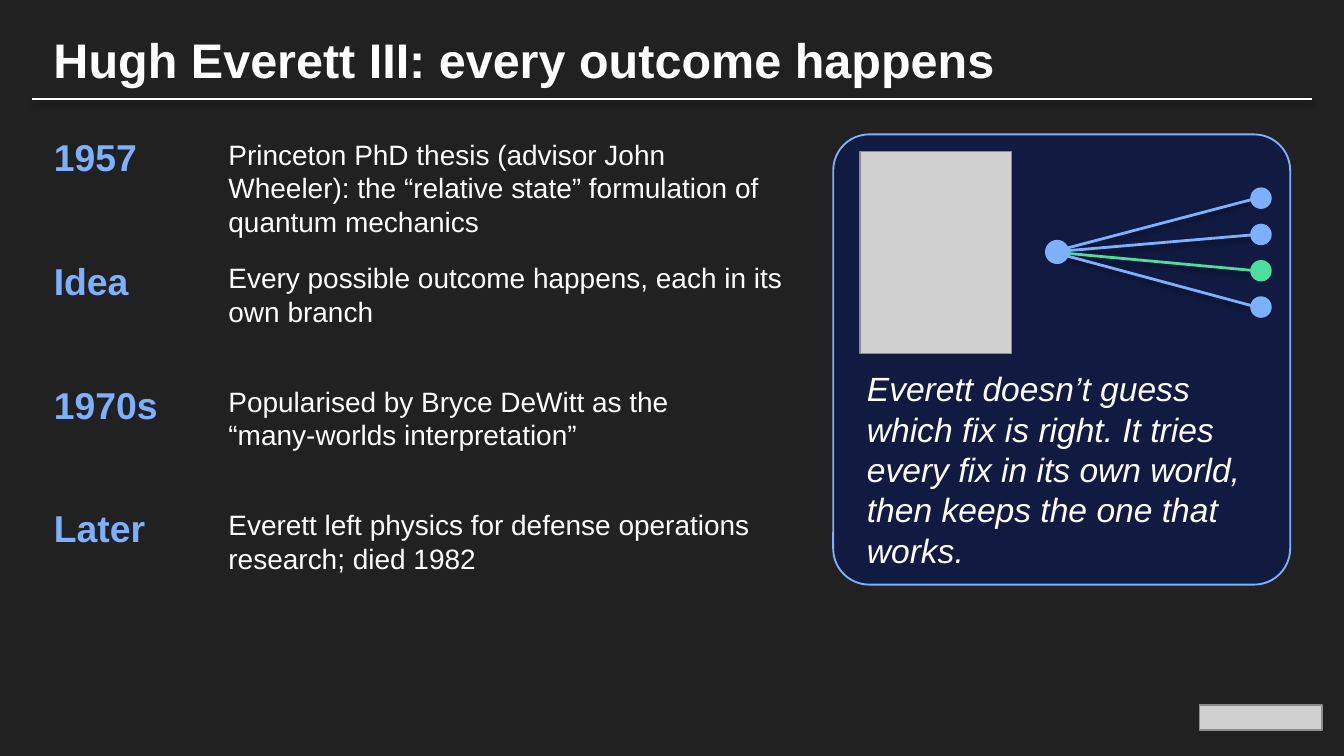
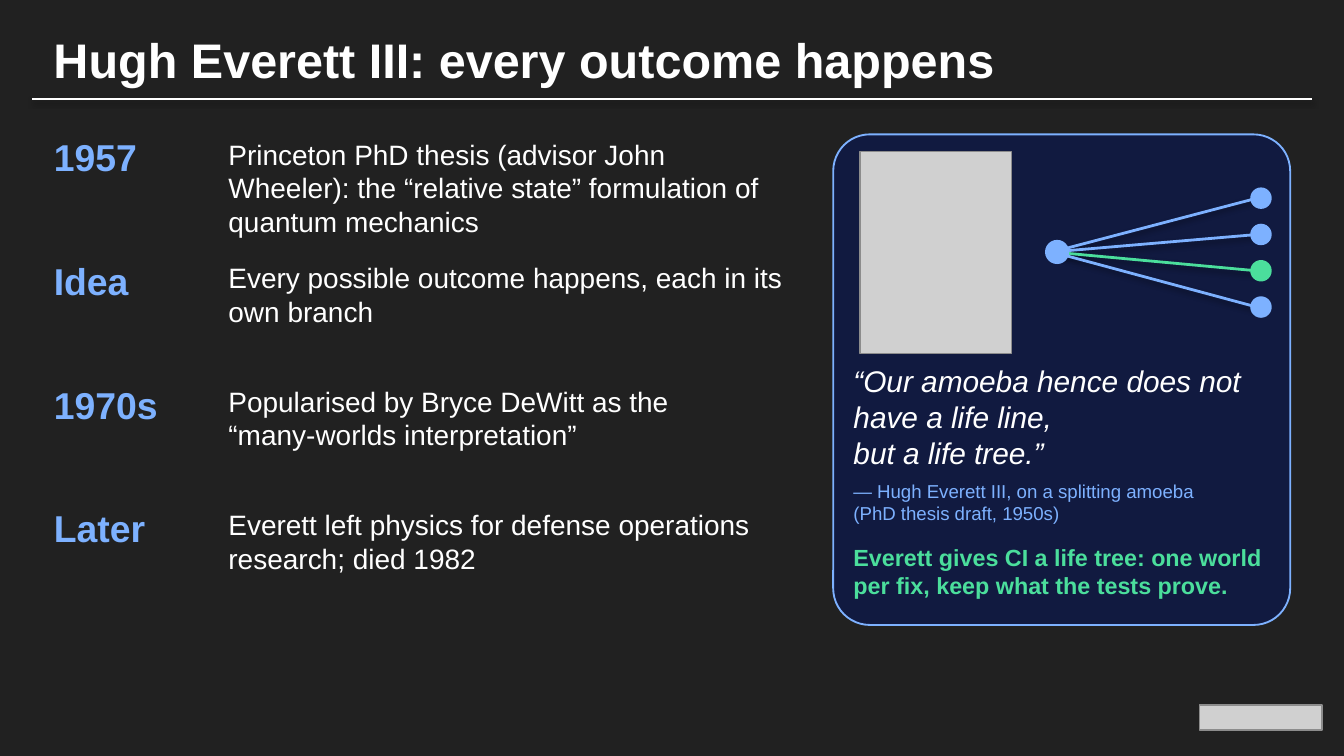
Before and after one commit to 0xtkey256/everett, a slide deck: slide 4 of deck/Everett.pptx. Drawn at 1344x756 pixels with LibreOffice and Linux fonts; fonts in the diff are those of the drawing; grey boxes stand for pictures; background and template pictures are left out. Boxes give left, top, right and bottom in pixels: in the first picture for what was removed or moved away, otherwise in the second. Text is boxed around its words. In the diff, an @@ line names an element or a change of style, - is before the commit and + after.

Commit message:
deck: Everett's 'life tree' quote on slide 4

```diff
--- a/deck/Everett.pptx
+++ b/deck/Everett.pptx
@@ rounded rectangle: place and size @@
-rounded rectangle at (833, 134, 1290, 585)
+rounded rectangle at (833, 134, 1290, 625)
@@ text at (853, 370, 1261, 599): text changed; size 18 to 12.5 pt; text colour #FFFFFF to #4BDE9C; italic off @@
-Everett doesn’t guess which fix is right. It tries every fix in its own world, then keeps the one that works.
+“Our amoeba hence does not
+have a life line,
+but a life tree.”
+— Hugh Everett III, on a splitting amoeba
+(PhD thesis draft, 1950s)
+Everett gives CI a life tree: one world per fix, keep what the tests prove.
@@ text "“Our amoeba hence does not ..." at (853, 370, 1261, 599): vertical alignment middle to top @@
```
Also in this commit, not shown: 1 other file.
